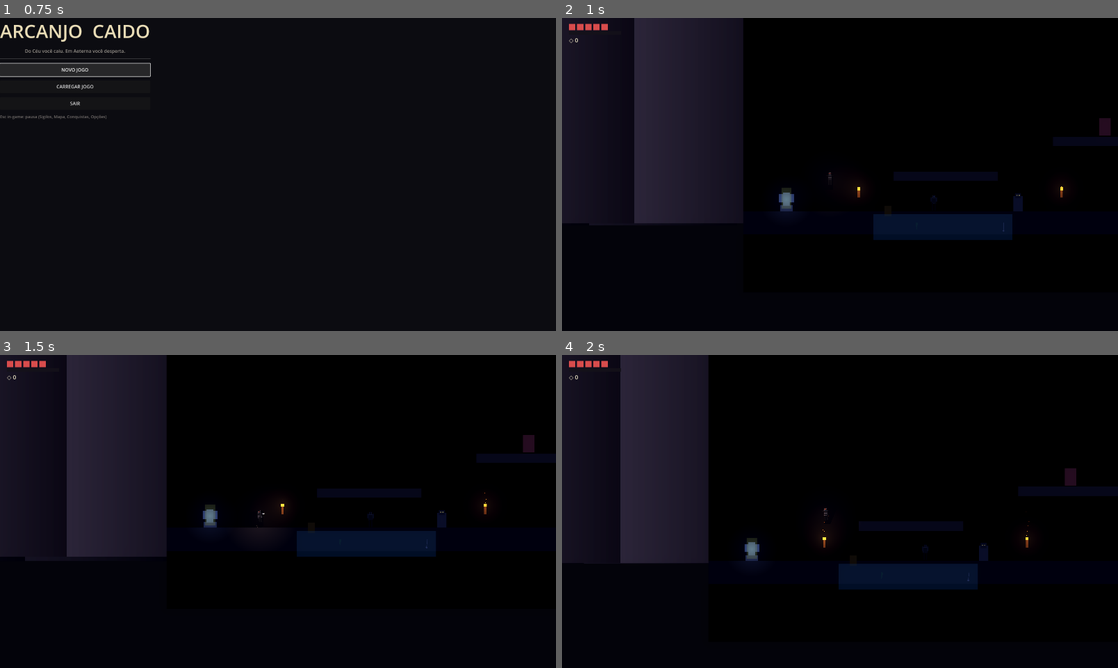
Above: before the commit, frames 1-4 (two rows, left to right).
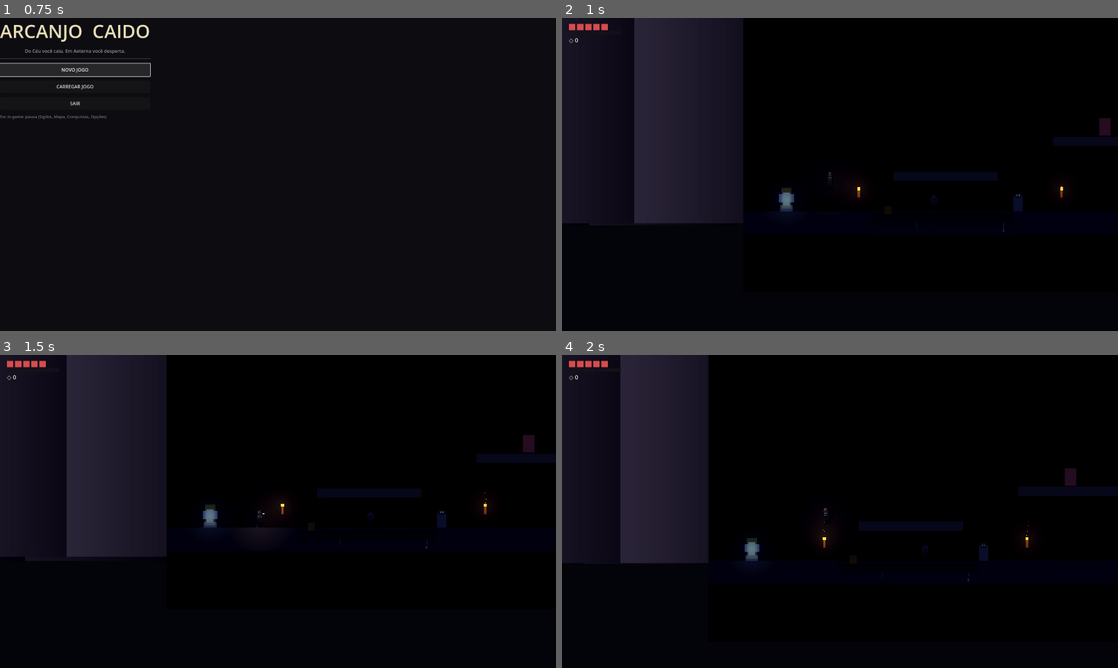
Above: after the commit, the same moments.

Repository: LucasdoCondo/Arcanjo-Caido
Game: Godot game, scene res://scenes/ui/menu_principal.tscn
Same seed, same stepped clock (60 frames per second), same inputs: the game is played once before the commit and once after it.
Inputs:
- Up to frame 1 (0.75 s): click "NOVO JOGO" at 0.5 s
- Up to frame 2 (1 s): no input
- Up to frame 3 (1.5 s): tap Enter at 1.25 s; hold D (move_right) from 1.28 s (still down); tap J (attack) at 1.35 s
- Up to frame 4 (2 s): keep holding D (move_right); tap Space (jump) at 1.52, 1.82 s; tap Shift (dash) at 1.55 s

Frame 1 is identical in both runs. In frame 2, 2.1% of the frame differs, in the area x 56-81%, y 62-71%; in frame 3, 2.1%, in the area x 53-79%, y 56-65%; in frame 4, 2.1%.
Error before the commit: Invalid access to property or key 'linear_velocity' on a base object of type 'CharacterBody2D (PlayerController)'. (res://scripts/player/cape.gd:49)

Commit message:
Passo 21: menu de opcoes completo, remapeamento de input, culling 2D e fix shader mirror_water
- pause_menu.gd: aba de opcoes com resolucao, janela/fullscreen, vsync, volumes (BGM/SFX/AMB) e remapeamento de teclas/controle

- input_remap.gd (novo autoload): rebind de teclado/gamepad persistido em user://input_map.json (100% offline)

- display_manager.gd: API de resolucao/modo de tela/vsync integrada ao menu

- culling_manager.gd (novo autoload): desativa process/physics/particulas de nodes 'cullable' fora da area da camera (+margem 180px), varredura a cada 0.15s

- enemy_base, prata_judas, reactive_prop, destructible_prop, tocha: hooks on_culled/on_unculled integrados

- fix: mirror_water.gdshader removia 'render_mode = unshaded' invalido para canvas_item (erro de parse em maquina nova)

Diff:
--- a/project.godot
+++ b/project.godot
@@ -109,6 +109,8 @@
 HUD="*res://scripts/ui/hud.gd"
 PauseMenu="*res://scripts/ui/pause_menu.gd"
 DisplayManager="*res://scripts/core/display_manager.gd"
+InputRemap="*res://scripts/core/input_remap.gd"
+Culling="*res://scripts/core/culling_manager.gd"
 DialogueUI="*res://scripts/ui/dialogue_ui.gd"
 
 [physics]
--- /dev/null
+++ b/scripts/core/culling_manager.gd
@@ -0,0 +1,93 @@
+extends Node
+## ============================================================================
+## [ARCANJO CAIDO] — Autoload: Culling (Passo 21)
+## ----------------------------------------------------------------------------
+## Sistema de Culling 2D baseado na AREA VISIVEL da camera ativa.
+## Qualquer Node pode entrar no grupo "cullable" (via add_to_group no _ready
+## ou no editor) e sera automaticamente gerenciado:
+##   - Fora da tela (+ margem): _process e _physics_process sao desligados,
+##     particulas param de emitir, e os hooks opcionais sao chamados.
+##   - Dentro da tela: tudo e religado.
+## Hooks opcionais que o node pode implementar (chamados pelo manager):
+##   - on_culled()   : para animacoes/AudioStreamPlayer/tweens antes do freeze
+##   - on_unculled() : retoma o que estava pausado
+## 100% offline e sem custo de rede. Otimizacao para 60 FPS+ em salas grandes.
+## ============================================================================
+
+const SCAN_INTERVAL := 0.15          ## Segundos entre varreduras da cena
+const MARGIN := 180.0                ## Margem extra alem da borda da tela (px)
+const GROUP := "cullable"
+
+var _scan_timer := 0.0
+var _state: Dictionary = {}          ## instance_id -> bool (true = culled)
+
+
+func _ready() -> void:
+	process_mode = Node.PROCESS_MODE_ALWAYS
+
+
+func _process(delta: float) -> void:
+	_scan_timer -= delta
+	if _scan_timer > 0.0:
+		return
+	_scan_timer = SCAN_INTERVAL
+	_scan()
+
+
+func _scan() -> void:
+	var cam: Camera2D = get_viewport().get_camera_2d()
+	if cam == null:
+		## Sem camera ativa (menu, loading): reativa tudo.
+		for n in get_tree().get_nodes_in_group(GROUP):
+			_set_culled(n, false)
+		return
+
+	var center: Vector2 = cam.get_screen_center_position()
+	var view_size: Vector2 = cam.get_viewport_rect().size / cam.zoom
+	var half := view_size * 0.5 + Vector2(MARGIN, MARGIN)
+
+	for n in get_tree().get_nodes_in_group(GROUP):
+		if not is_instance_valid(n):
+			continue
+		var pos := Vector2.ZERO
+		if n is Node2D:
+			pos = (n as Node2D).global_position
+		var inside := absf(pos.x - center.x) <= half.x and absf(pos.y - center.y) <= half.y
+		_set_culled(n, not inside)
+
+
+func _set_culled(n: Node, culled: bool) -> void:
+	var key: int = n.get_instance_id()
+	if _state.has(key) and _state[key] == culled:
+		return
+	_state[key] = culled
+
+	if culled:
+		if n.has_method("on_culled"):
+			n.call("on_culled")
+		n.set_process(false)
+		n.set_physics_process(false)
+		## Desliga emissores de particulas (CPUParticles2D / GPUParticles2D).
+		for child in n.find_children("*", "CPUParticles2D", true, false):
+			(child as CPUParticles2D).emitting = false
+		for child in n.find_children("*", "GPUParticles2D", true, false):
+			(child as GPUParticles2D).emitting = false
+	else:
+		if n.has_method("on_unculled"):
+			n.call("on_unculled")
+		n.set_process(true)
+		n.set_physics_process(true)
+
+
+## [API] Utility: adiciona um node ao grupo gerenciado (idempotente).
+static func register(n: Node) -> void:
+	if n == null:
+		return
+	n.add_to_group(GROUP)
+
+
+## [API] Remove um node do grupo gerenciado.
+static func unregister(n: Node) -> void:
+	if n == null:
+		return
+	n.remove_from_group(GROUP)
--- a/scripts/core/display_manager.gd
+++ b/scripts/core/display_manager.gd
@@ -15,6 +15,7 @@
 	"fullscreen": false,
 	"borderless": false,
 	"resolution_idx": 2,
+	"vsync": true,
 	"vol_music": 1.0,
 	"vol_sfx": 1.0,
 	"vol_amb": 0.8,
@@ -56,7 +57,16 @@
 	_save_settings()
 
 
+## Passo 21: alterna V-Sync (60 FPS+ com tear eliminado; desligue p/ menor latencia).
+func set_vsync(on: bool) -> void:
+	settings["vsync"] = on
+	_apply_display()
+	_save_settings()
+
+
 func _apply_display() -> void:
+	var vsync := DisplayServer.VSYNC_ENABLED if settings["vsync"] else DisplayServer.VSYNC_DISABLED
+	DisplayServer.window_set_vsync_mode(vsync)
 	if settings["fullscreen"]:
 		DisplayServer.window_set_mode(DisplayServer.WINDOW_MODE_FULLSCREEN)
 	else:
--- /dev/null
+++ b/scripts/core/input_remap.gd
@@ -0,0 +1,197 @@
+extends Node
+## ============================================================================
+## [ARCANJO CAIDO] — Autoload: InputRemap (Passo 21)
+## ----------------------------------------------------------------------------
+## Remapeamento basico de teclas/controle, persistido 100% offline em
+## user://input_map.json. Aplica os binds salvos no InputMap do Godot.
+## Suporta teclado (InputEventKey) e gamepad (InputEventJoypadButton).
+## ----------------------------------------------------------------------------
+
+const SAVE_PATH := "user://input_map.json"
+
+## Acoes remapeaveis + rotulo amigavel exibido no menu de opcoes.
+const ACTIONS: Array = [
+	{"action": "move_left", "label": "Mover Esquerda"},
+	{"action": "move_right", "label": "Mover Direita"},
+	{"action": "move_up", "label": "Mover Cima"},
+	{"action": "move_down", "label": "Mover Baixo"},
+	{"action": "jump", "label": "Pular"},
+	{"action": "dash", "label": "Dash de Sombra"},
+	{"action": "attack", "label": "Lamina do Alvorecer"},
+	{"action": "interact", "label": "Interagir"},
+	{"action": "heal", "label": "Cura Canalizada"},
+	{"action": "map", "label": "Mapa"},
+	{"action": "hook", "label": "Sombra de Voo (Gancho)"},
+	{"action": "pause", "label": "Pausa"},
+	{"action": "parry", "label": "Postura Parry"},
+]
+
+## Inputs que NAO devem ser usados como rebind (reservados para o sistema).
+const LOCKED_KEYS := [
+	KEY_ESCAPE,
+	KEY_F11,
+]
+
+
+func _ready() -> void:
+	process_mode = Node.PROCESS_MODE_ALWAYS
+	_load_and_apply()
+
+
+# ---------------------------------------------------------------------------
+# API PUBLICA
+# ---------------------------------------------------------------------------
+## Retorna a descricao do bind atual da acao (ex: "A", "Gamepad Botao X").
+func get_bind_text(action: String) -> String:
+	if not InputMap.has_action(action):
+		return "—"
+	var events := InputMap.action_get_events(action)
+	for ev in events:
+		if ev is InputEventJoypadButton:
+			return "Gamepad Botao %d" % (ev as InputEventJoypadButton).button_index
+		if ev is InputEventKey:
+			var key := ev as InputEventKey
+			var code := key.physical_keycode if key.physical_keycode != 0 else key.keycode
+			var txt := OS.get_keycode_string(code)
+			if txt != "":
+				return txt
+	return "—"
+
+
+## Troca o bind da acao para um novo evento (teclado ou gamepad).
+## Retorna true se aplicado e salvo.
+func rebind_action(action: String, event: InputEvent) -> bool:
+	if not InputMap.has_action(action):
+		return false
+	if not _event_allowed(event):
+		return false
+	InputMap.action_erase_events(action)
+	InputMap.action_add_event(action, event)
+	_save()
+	return true
+
+
+## Restaura a acao para o bind padrao salvo neste script (fallback).
+func reset_action(action: String) -> void:
+	if not InputMap.has_action(action):
+		return
+	InputMap.action_erase_events(action)
+	for ev in _default_events(action):
+		InputMap.action_add_event(action, ev)
+	_save()
+
+
+## Restaura TODAS as acoes para os binds padrao do project.godot.
+func reset_all() -> void:
+	for entry in ACTIONS:
+		var action: String = entry["action"]
+		InputMap.action_erase_events(action)
+		for ev in _default_events(action):
+			InputMap.action_add_event(action, ev)
+	_save()
+# ---------------------------------------------------------------------------
+# PERSISTENCIA (user:// -> 100% offline)
+# ---------------------------------------------------------------------------
+func _load_and_apply() -> void:
+	if not FileAccess.file_exists(SAVE_PATH):
+		return
+	var f := FileAccess.open(SAVE_PATH, FileAccess.READ)
+	if f == null:
+		return
+	var parsed = JSON.parse_string(f.get_as_text())
+	if typeof(parsed) != TYPE_DICTIONARY:
+		return
+	for action in parsed:
+		if not InputMap.has_action(action):
+			continue
+		InputMap.action_erase_events(action)
+		var list = parsed[action]
+		if typeof(list) == TYPE_ARRAY:
+			for e in list:
+				var restored := _dict_to_event(e)
+				if restored != null:
+					InputMap.action_add_event(action, restored)
+
+
+func _save() -> void:
+	var data: Dictionary = {}
+	for entry in ACTIONS:
+		var action: String = entry["action"]
+		data[action] = []
+		for ev in InputMap.action_get_events(action):
+			var d := _event_to_dict(ev)
+			if d.size() > 0:
+				data[action].append(d)
+	var f := FileAccess.open(SAVE_PATH, FileAccess.WRITE)
+	if f:
+		f.store_string(JSON.stringify(data))
+
+
+# ---------------------------------------------------------------------------
+# SERIALIZACAO DE EVENTOS
+# ---------------------------------------------------------------------------
+func _event_to_dict(ev: InputEvent) -> Dictionary:
+	if ev is InputEventJoypadButton:
+		return {"type": "joy_button", "button_index": (ev as InputEventJoypadButton).button_index}
+	if ev is InputEventKey:
+		var key := ev as InputEventKey
+		return {
+			"type": "key",
+			"keycode": key.keycode,
+			"physical_keycode": key.physical_keycode,
+		}
+	return {}
+
+
+func _dict_to_event(d: Variant) -> InputEvent:
+	if typeof(d) != TYPE_DICTIONARY:
+		return null
+	var type: String = d.get("type", "")
+	if type == "joy_button":
+		var jb := InputEventJoypadButton.new()
+		jb.button_index = int(d.get("button_index", 0))
+		jb.device = -1
+		return jb
+	if type == "key":
+		var k := InputEventKey.new()
+		k.keycode = int(d.get("keycode", 0))
+		k.physical_keycode = int(d.get("physical_keycode", 0))
+		return k
+	return null
+
+
+func _event_allowed(ev: InputEvent) -> bool:
+	if ev is InputEventKey:
+		var key := ev as InputEventKey
+		if key.physical_keycode in LOCKED_KEYS or key.keycode in LOCKED_KEYS:
+			return false
+		return true
+	if ev is InputEventJoypadButton:
+		return true
+	return false
+
+
+func _default_events(action: String) -> Array:
+	## Reconstroi os binds padrao definidos no project.godot (fallback do reset).
+	var defaults := {
+		"move_left": [ _key(KEY_A), _key(KEY_LEFT) ],
+		"move_right": [ _key(KEY_D), _key(KEY_RIGHT) ],
+		"move_up": [ _key(KEY_W), _key(KEY_UP) ],
+		"move_down": [ _key(KEY_S), _key(KEY_DOWN) ],
+		"jump": [ _key(KEY_SPACE), _key(KEY_Z) ],
+		"dash": [ _key(KEY_SHIFT), _key(KEY_X) ],
+		"attack": [ _key(KEY_J) ],
+		"interact": [ _key(KEY_E) ],
+		"heal": [ _key(KEY_F) ],
+		"map": [ _key(KEY_M), _key(KEY_TAB) ],
+		"hook": [ _key(KEY_C) ],
+		"pause": [ _key(KEY_ESCAPE), _key(KEY_P) ],
+		"parry": [ _key(KEY_Q) ],
+	}
+	return defaults.get(action, [])
+
+
+func _key(code: Key) -> InputEventKey:
+	var k := InputEventKey.new()
+	k.physical_keycode = code
+	return k
--- a/scripts/enemies/enemy_base.gd
+++ b/scripts/enemies/enemy_base.gd
@@ -43,8 +43,10 @@
 @export var loot_scene: PackedScene            ## Cena da Prata de Judas
 @export var loot_amount: int = 3
 
-@export_group("Otimização (Passo 14)")
-@export var cull_distance: float = 1400.0      ## IA congelada além desta distância
+@export_group("Otimização (Passo 14/21)")
+@export var cull_distance: float = 1400.0      ## Igual ao raio antigo; mantido por compatibilidade.
+## O Passo 21 usa o autoload Culling (baseado na área visível da câmera),
+## que desliga _physics_process/_process e partículas fora da tela.
 
 # ---------------------------------------------------------------------------
 # ESTADO
@@ -65,6 +67,12 @@
 func _ready() -> void:
 	hp = max_hp
 	start_position = global_position
+	## Passo 21: registra no sistema de culling da câmera (grupo "cullable").
+	Culling.register(self)
+
+
+func _exit_tree() -> void:
+	Culling.unregister(self)
 
 
 func _physics_process(delta: float) -> void:
@@ -79,15 +87,6 @@
 	# Cache do jogador (grupo "player").
 	if _player == null:
 		_player = get_tree().get_first_node_in_group("player")
-
-	# Passo 14: CULLING — congela a IA fora do alcance da câmera/jogador
-	# (economiza CPU com dezenas de inimigos em salas grandes).
-	if _player and global_position.distance_to(_player.global_position) > cull_distance:
-		velocity.x = 0.0
-		if not is_on_floor():
-			velocity.y = minf(velocity.y + gravity * delta, 1300.0)
-		move_and_slide()
-		return
 
 	_cooldown_timer = maxf(_cooldown_timer - delta, 0.0)
 
--- a/scripts/enemies/prata_judas.gd
+++ b/scripts/enemies/prata_judas.gd
@@ -24,6 +24,12 @@
 func _ready() -> void:
 	_collect_delay_timer = collect_delay
 	_life_timer = life_time
+	## Passo 21: culling da câmera (moedas muito distantes nao processam física).
+	Culling.register(self)
+
+
+func _exit_tree() -> void:
+	Culling.unregister(self)
 
 
 func _physics_process(delta: float) -> void:
--- a/scripts/player/cape.gd
+++ b/scripts/player/cape.gd
@@ -46,7 +46,7 @@
 	if parent.has_method("get_facing"):
 		facing = parent.get_facing()
 	if parent is CharacterBody2D:
-		vel = parent.linear_velocity
+		vel = (parent as CharacterBody2D).velocity
 
 	# Anclaje detrás do sprite segundo o facing.
 	var anchor := anchor_offset
--- a/scripts/player/player_controller.gd
+++ b/scripts/player/player_controller.gd
@@ -225,13 +225,13 @@
 		hitbox.monitoring = false  ## Hitbox só liga durante a janela ativa do golpe
 
 	# Passo 17: capa física + emisor de poeira dos pés (criados por código).
-	if $Cape == null:
+	if get_node_or_null("Cape") == null:
 		_cape = Cape2D.new()
 		_cape.name = "Cape"
 		add_child(_cape)
 	else:
-		_cape = $Cape
-	if $DustFX == null:
+		_cape = get_node("Cape") as Cape2D
+	if get_node_or_null("DustFX") == null:
 		var dust := CPUParticles2D.new()
 		dust.name = "DustFX"
 		dust.position = Vector2(0.0, 30.0)
@@ -247,7 +247,7 @@
 		dust.scale_amount_max = 3.0
 		dust.color = Color(0.45, 0.4, 0.34, 0.55)
 		add_child(dust)
-	_dust_fx = $DustFX
+	_dust_fx = get_node_or_null("DustFX") as CPUParticles2D
 
 	_dust_fx.emitting = false
 
--- a/scripts/ui/pause_menu.gd
+++ b/scripts/ui/pause_menu.gd
@@ -110,15 +110,22 @@
 		var captured: int = i
 		btn_res.pressed.connect(func(): DisplayManager.set_resolution(captured))
 		opts.add_child(btn_res)
+	# Passo 21: V-Sync (ajustavel + persistente em user://settings.json).
+	var btn_vsync := Button.new()
+	btn_vsync.text = "V-Sync: %s" % ("Ligado" if DisplayManager.settings["vsync"] else "Desligado")
+	btn_vsync.pressed.connect(func():
+		DisplayManager.set_vsync(not DisplayManager.settings["vsync"])
+		btn_vsync.text = "V-Sync: %s" % ("Ligado" if DisplayManager.settings["vsync"] else "Desligado"))
+	opts.add_child(btn_vsync)
 	opts.add_child(HSeparator.new())
-	_add_label(opts, "CONTROLES")
-	for line in [
-		"A/D ou ←/→: mover     Espaço/Z: pular (2x com Asas Caídas)",
-		"Shift/X: Dash de Sombra     S+Shift no ar: Macho de Ferro",
-		"J: Lâmina do Alvorecer     C: Sombra de Voo (gancho)",
-		"F (segurar): Cura canalizada     E: interagir     M: mapa     Esc: pausa",
-	]:
-		_add_label(opts, line)
+	_add_label(opts, "CONTROLES (clique no botão para remapear)")
+	_add_rebind_rows(opts)
+	var btn_reset_controls := Button.new()
+	btn_reset_controls.text = "Restaurar Controles Padrão"
+	btn_reset_controls.pressed.connect(func():
+		InputRemap.reset_all()
+		_refresh_rebind_rows(opts))
+	opts.add_child(btn_reset_controls)
 
 
 func _add_label(parent: Control, text: String) -> void:
@@ -145,6 +152,90 @@
 	slider.custom_minimum_size = Vector2(240.0, 20.0)
 	row.add_child(slider)
 	slider.value_changed.connect(func(v): AudioManager.set_bus_volume(bus_name, v))
+
+
+# ---------------------------------------------------------------------------
+# PASSO 21: REMAPEAMENTO DE TECLAS/CONTROLE (InputRemap autoload → InputMap)
+# ---------------------------------------------------------------------------
+## Estado do rebind em andamento (acao sendo remapeada). Quando nao vazio,
+## o _input a seguir captura a proxima tecla/botao pressionado.
+var _pending_rebind: String = ""
+
+var _rebind_buttons: Dictionary = {}  ## action -> Button (para atualizar rotulo)
+
+
+func _add_rebind_rows(parent: Control) -> void:
+	_rebind_buttons.clear()
+	for entry in InputRemap.ACTIONS:
+		var action: String = entry["action"]
+		var row := HBoxContainer.new()
+		parent.add_child(row)
+		var label := Label.new()
+		label.text = entry["label"]
+		label.custom_minimum_size = Vector2(210.0, 0.0)
+		label.add_theme_color_override("font_color", COL_TEXT)
+		row.add_child(label)
+		var btn := Button.new()
+		var captured_action: String = action
+		btn.text = "Tecla: %s" % InputRemap.get_bind_text(captured_action)
+		btn.pressed.connect(func(): _begin_rebind(captured_action))
+		btn.custom_minimum_size = Vector2(200.0, 0.0)
+		row.add_child(btn)
+		_rebind_buttons[action] = btn
+
+
+## Liga o modo de captura: a proxima tecla/botao sera atribuida a acao.
+func _begin_rebind(action: String) -> void:
+	if _pending_rebind != "":
+		## Desiste do rebind anterior.
+		var prev: Button = _rebind_buttons.get(_pending_rebind)
+		if prev:
+			prev.text = "Tecla: %s" % InputRemap.get_bind_text(_pending_rebind)
+	_pending_rebind = action
+	var btn: Button = _rebind_buttons.get(action)
+	if btn:
+		btn.text = "... pressione a nova tecla (Esc cancela) ..."
+
+
+func _refresh_rebind_rows(parent: Control) -> void:
+	## Atualiza os rotulos dos botoes de rebind em todos os paineis disponiveis.
+	for action in _rebind_buttons:
+		var btn: Button = _rebind_buttons[action]
+		btn.text = "Tecla: %s" % InputRemap.get_bind_text(action)
+
+
+func _input(event: InputEvent) -> void:
+	if _pending_rebind == "":
+		return
+	## Libera com Esc sem alterar.
+	if event is InputEventKey and event.pressed and event.physical_keycode == KEY_ESCAPE:
+		_cancel_rebind()
+		get_viewport().set_input_as_handled()
+		return
+	## Aceita tecla ou botao de gamepad.
+	if event is InputEventKey and event.pressed:
+		_apply_rebind(event)
+		get_viewport().set_input_as_handled()
+	elif event is InputEventJoypadButton and event.pressed:
+		_apply_rebind(event)
+		get_viewport().set_input_as_handled()
+
+
+func _apply_rebind(event: InputEvent) -> void:
+	var action: String = _pending_rebind
+	if InputRemap.rebind_action(action, event):
+		var btn: Button = _rebind_buttons.get(action)
+		if btn:
+			btn.text = "Tecla: %s" % InputRemap.get_bind_text(action)
+	_pending_rebind = ""
+
+
+func _cancel_rebind() -> void:
+	if _pending_rebind != "":
+		var prev: Button = _rebind_buttons.get(_pending_rebind)
+		if prev:
+			prev.text = "Tecla: %s" % InputRemap.get_bind_text(_pending_rebind)
+	_pending_rebind = ""
 
 
 func _unhandled_input(event: InputEvent) -> void:
--- a/scripts/world/destructible_prop.gd
+++ b/scripts/world/destructible_prop.gd
@@ -20,6 +20,12 @@
 
 func _ready() -> void:
 	hurtbox.add_to_group("destructible")
+	## Passo 21: culling da câmera (partículas de pedaços param fora da tela).
+	Culling.register(self)
+
+
+func _exit_tree() -> void:
+	Culling.unregister(self)
 
 
 func take_hit(_damage: int, _from_position: Vector2) -> void:
--- a/scripts/world/reactive_prop.gd
+++ b/scripts/world/reactive_prop.gd
@@ -23,6 +23,15 @@
 var _bend: float = 0.0
 var _push_dir: float = 0.0
 var _time: float = 0.0
+
+
+func _ready() -> void:
+	## Passo 21: registra no culling da câmera (desliga _process fora da tela).
+	Culling.register(self)
+
+
+func _exit_tree() -> void:
+	Culling.unregister(self)
 
 
 func _process(delta: float) -> void:
--- a/scripts/world/tocha.gd
+++ b/scripts/world/tocha.gd
@@ -12,6 +12,11 @@
 
 func _ready() -> void:
 	_time = randf() * TAU  ## Dessincroniza o flicker entre tochas
+	Culling.register(self)
+
+
+func _exit_tree() -> void:
+	Culling.unregister(self)
 
 
 func _process(delta: float) -> void:
--- a/shaders/mirror_water.gdshader
+++ b/shaders/mirror_water.gdshader
@@ -2,11 +2,11 @@
 // ============================================================================
 // [ARCANJO CAIDO] — Passo 18: Reflexo em superfícies (mercúrio / chão polido).
 // ----------------------------------------------------------------------------
-// Sample a texture da tela (hint_screen_texture) refletida horizontalmente
+// Sample a textura da tela (hint_screen_texture) refletida horizontalmente
 // sobre a linha do espelho (uniform mirror_y, em uv 0..1 = borda superior do
 // ColorRect). Ondas sutis + fade de distância + tint da superfície.
+// NOTA: canvas_item não aceita `render_mode = unshaded` (válido só em spatial).
 // ============================================================================
-render_mode = unshaded;
 
 uniform sampler2D screen_tex : hint_screen_texture, filter_linear, repeat_disable;
 uniform float mirror_y : hint_range(0.0, 1.0) = 0.5;
Not shown, added: scripts/core/combat_manager.gd.uid
Not shown, added: scripts/core/culling_manager.gd.uid
Not shown, added: scripts/core/input_remap.gd.uid
Not shown, added: scripts/core/lighting_manager.gd.uid
Not shown, added: scripts/fx/blood_droplet.gd.uid
Not shown, added: scripts/player/cape.gd.uid
Not shown, added: scripts/world/destructible_prop.gd.uid
Not shown, added: scripts/world/reactive_prop.gd.uid
Not shown, added: scripts/world/reflective_surface.gd.uid
Not shown, added: shaders/mirror_water.gdshader.uid
